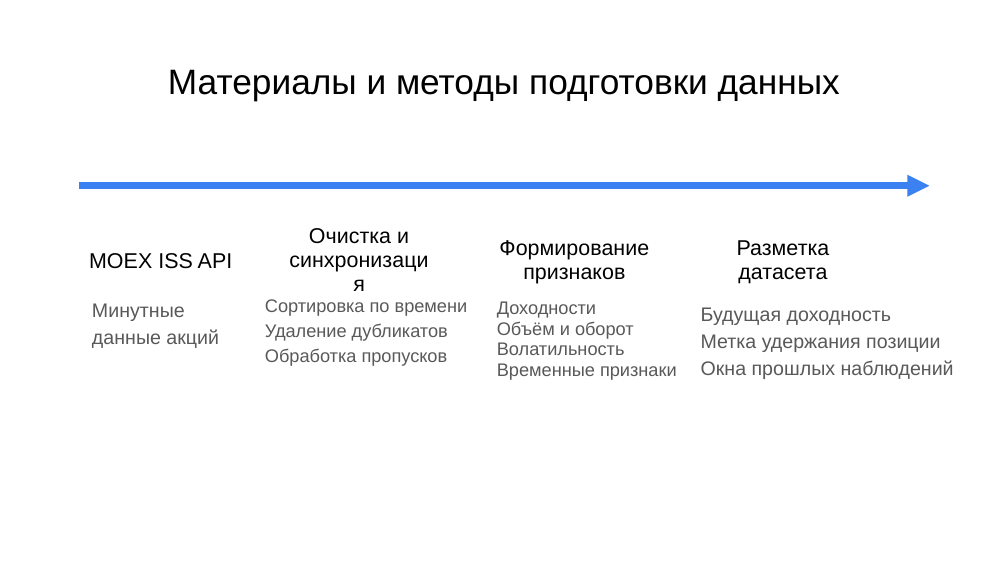
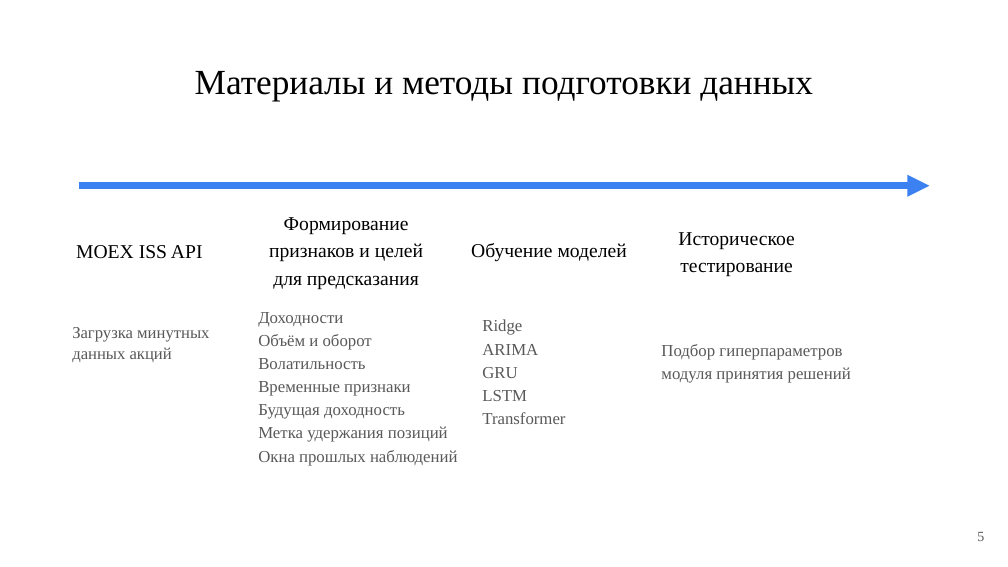
Before and after one commit to PetrovKirill00/BKP, a slide deck: slide 5 of Презентация.pptx. Drawn at 1008x567 pixels with LibreOffice and Linux fonts; fonts in the diff are those of the drawing. Boxes give left, top, right and bottom in pixels: in the first picture for what was removed or moved away, otherwise in the second. Text is boxed around its words. In the diff, an @@ line names an element or a change of style, - is before the commit and + after.

```diff
--- a/Презентация.pptx
+++ b/Презентация.pptx
@@ title "Материалы и методы подготовки данных" at (x1=195, y1=71, x2=813, y2=101): font Arial to Times New Roman @@
@@ text "MOEX ISS API" moved from (x1=89, y1=253, x2=233, y2=269) to (x1=76, y1=245, x2=203, y2=259) @@
@@ text "MOEX ISS API" at (x1=76, y1=245, x2=203, y2=259): size 15.3 to 14 pt, font Arial to Times New Roman; line spacing 0.95 to 1.15 @@
@@ text at (x1=269, y1=217, x2=423, y2=290): text changed; size 15.3 to 14 pt; font Arial to Times New Roman @@
-Формирование
-признаков
+Формирование
+признаков и целей для предсказания
@@ text removed at (x1=309, y1=228, x2=409, y2=244) @@
-Очистка и
-синхронизация
@@ text at (x1=678, y1=232, x2=794, y2=277): text changed; size 15.3 to 14 pt; font Arial to Times New Roman @@
-Разметка датасета
+Историческое тестирование
@@ text added at (x1=471, y1=243, x2=627, y2=262), 14 pt, text #000000 @@
+Обучение моделей
@@ text removed at (x1=265, y1=299, x2=468, y2=366) @@
-Сортировка по времени
-Удаление дубликатов
-Обработка пропусков
@@ text at (x1=72, y1=327, x2=209, y2=362): text changed; size 14 to 11.9 pt; font Arial to Times New Roman @@
-Минутные
-данные акций
+Загрузка минутных
+данных акций
@@ text "Доходности" moved from (x1=497, y1=301, x2=677, y2=380) to (x1=258, y1=312, x2=457, y2=466) @@
@@ text at (x1=258, y1=312, x2=411, y2=396): size 12.9 to 12 pt, font Arial to Times New Roman in "Доходности", "Объём и оборот", "Волатильность", "Временные признаки"; line spacing 0.95 to 1.15 @@
@@ text added at (x1=482, y1=319, x2=565, y2=424), 12 pt, text #595959 @@
+Ridge
+ARIMA
+GRU
+LSTM
+Transformer
@@ text removed at (x1=701, y1=307, x2=954, y2=379) @@
-Будущая доходность
-Метка удержания позиции
-Окна прошлых наблюдений
@@ text added at (x1=661, y1=344, x2=851, y2=383), 12 pt, text #595959 @@
+Подбор гиперпараметров модуля принятия решений
@@ text at (x1=258, y1=404, x2=457, y2=466): paragraphs added @@
+Будущая доходность
+Метка удержания позиций
+Окна прошлых наблюдений
@@ page number added at (x1=977, y1=532, x2=984, y2=541), 10 pt, text #595959 @@
+5
```
Also in this commit, not shown: 4 other slides changed, 7 slides added, 5 slides removed, 24 other files.
